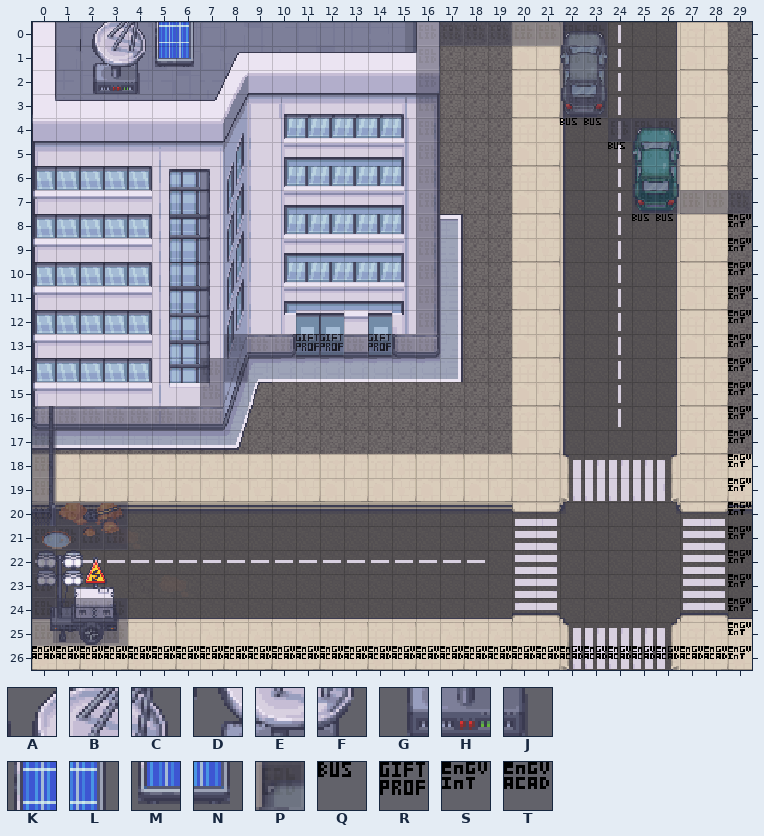
One commit to this Tiled map: assets/tilemaps/engineering_building.tmx. The picture above was drawn from the file before the commit.
Cells are 16x16 px. Shown: x 0..29, y 0..26.
Key: from "Modern_Exteriors_Complete_Tile": A 36920, B 36921, C 36922, D 37096, E 37097, F 37098, G 37272, H 37273, J 37274, K 37801, L 37802, M 37977, N 37978; from "event_tileset": P 6, Q 8 "EVENT", R 10 "EVENT", S 100 "MAP", T 101 "MAP".
_ is an empty cell.
Layers that did not change in this view are not listed.
Layer "obj" before, first column x 0:
 0 __ABCKL_______________________
 1 __DEFMN_______________________
 2 __GHJ_________________________
 3 ______________________________
 4 ______________________QQ______
 5 ________________________Q_____
 6 ______________________________
 7 ______________________________
 8 _________________________QQ__S
 9 _____________________________S
10 _____________________________S
11 _____________________________S
12 _____________________________S
13 ___________RR_R______________S
14 _____________________________S
15 _____________________________S
16 _____________________________S
17 _____________________________S
18 _____________________________S
19 _____________________________S
20 _____________________________S
21 _____________________________S
22 _____________________________S
23 _____________________________S
24 _____________________________S
25 _____________________________S
26 TTTTTTTTTTTTTTTTTTTTTTTTTTTTTS
Layer "collision" before, first column x 0:
 0 ________________PPPPPPPP______
 1 ________________P_____PP______
 2 ________________P_____PP______
 3 ________________P_____PP______
 4 ________________P_______PPP___
 5 ________________P________PP___
 6 ________________P________PP___
 7 ________________P________PPPPP
 8 ________________P_____________
 9 ________________P_____________
10 ________________P_____________
11 ________________P_____________
12 ________________P_____________
13 ________PPPPPPPPP_____________
14 _______PP_____________________
15 _______P______________________
16 PPPPPPPP______________________
17 P_____________________________
18 P_____________________________
19 P_____________________________
20 PPPP__________________________
21 PPPP__________________________
22 P_____________________________
23 P_____________________________
24 PPPP__________________________
25 PPPP__________________________
26 ______________________________
Once edited:
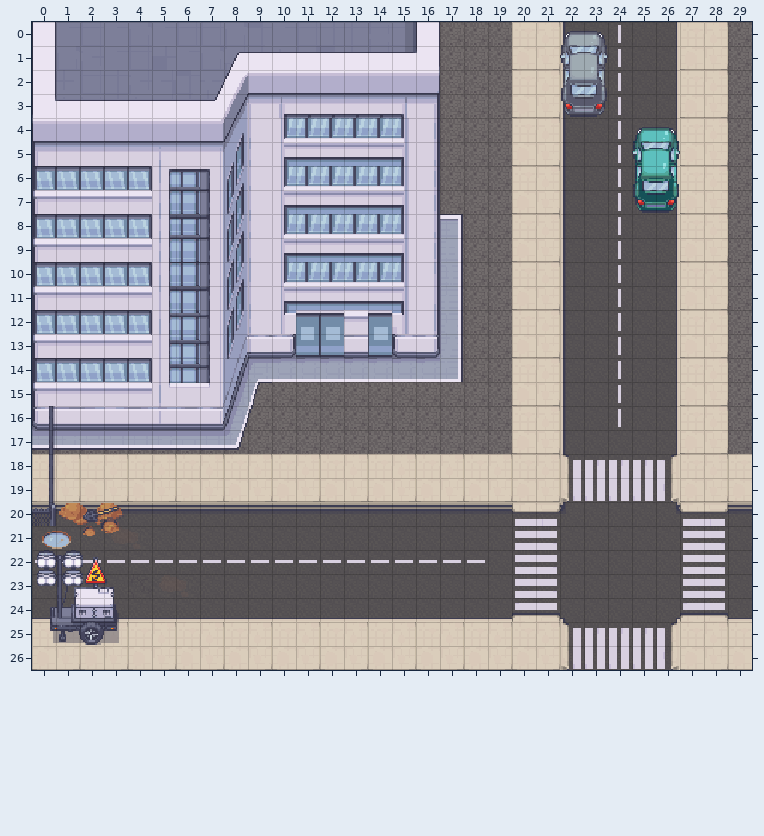
See-through tiles are keyed as they look on the map.
Difference:
Changed rows in their new state; . is an unchanged cell.
Layer "obj" (now hidden):
first column x 0:
 0 .._____.......................
 1 .._____.......................
 2 ..___.........................
 4 ......................__......
 5 ........................_.....
 8 .........................__.._
 9 ............................._
10 ............................._
11 ............................._
12 ............................._
13 ...........__._.............._
14 ............................._
15 ............................._
16 ............................._
17 ............................._
18 ............................._
19 ............................._
20 ............................._
21 ............................._
22 ............................._
23 ............................._
24 ............................._
25 ............................._
26 ______________________________
Layer "collision" (now hidden):
first column x 0:
 0 ................________......
 1 ................_.....__......
 2 ................_.....__......
 3 ................_.....__......
 4 ................_.......___...
 5 ................_........__...
 6 ................_........__...
 7 ................_........_____
 8 ................_.............
 9 ................_.............
10 ................_.............
11 ................_.............
12 ................_.............
13 ........_________.............
14 .......__.....................
15 ......._......................
16 ________......................
17 _.............................
18 _.............................
19 _.............................
20 ____..........................
21 ____..........................
22 _.............................
23 _.............................
24 ____..........................
25 ____..........................
Changed places in both pictures, as pixel boxes (x1, y1, x2, y2):
removed: (32, 22, 752, 659)
